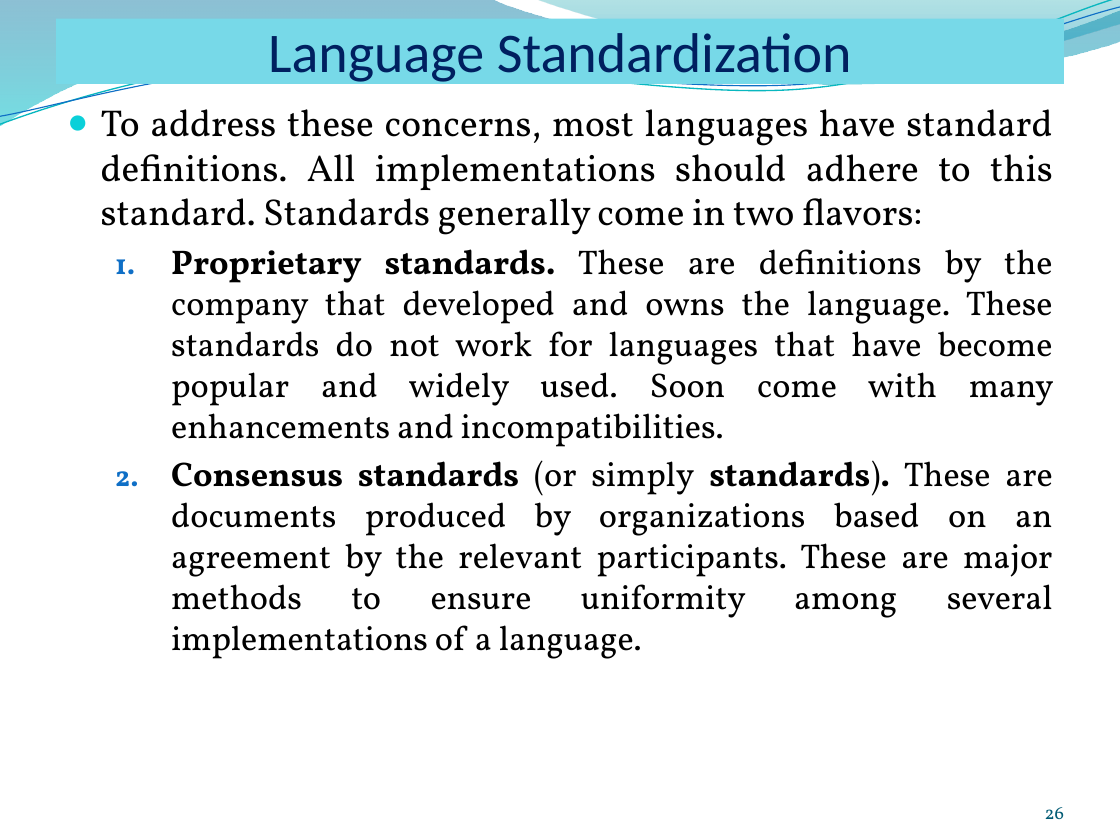
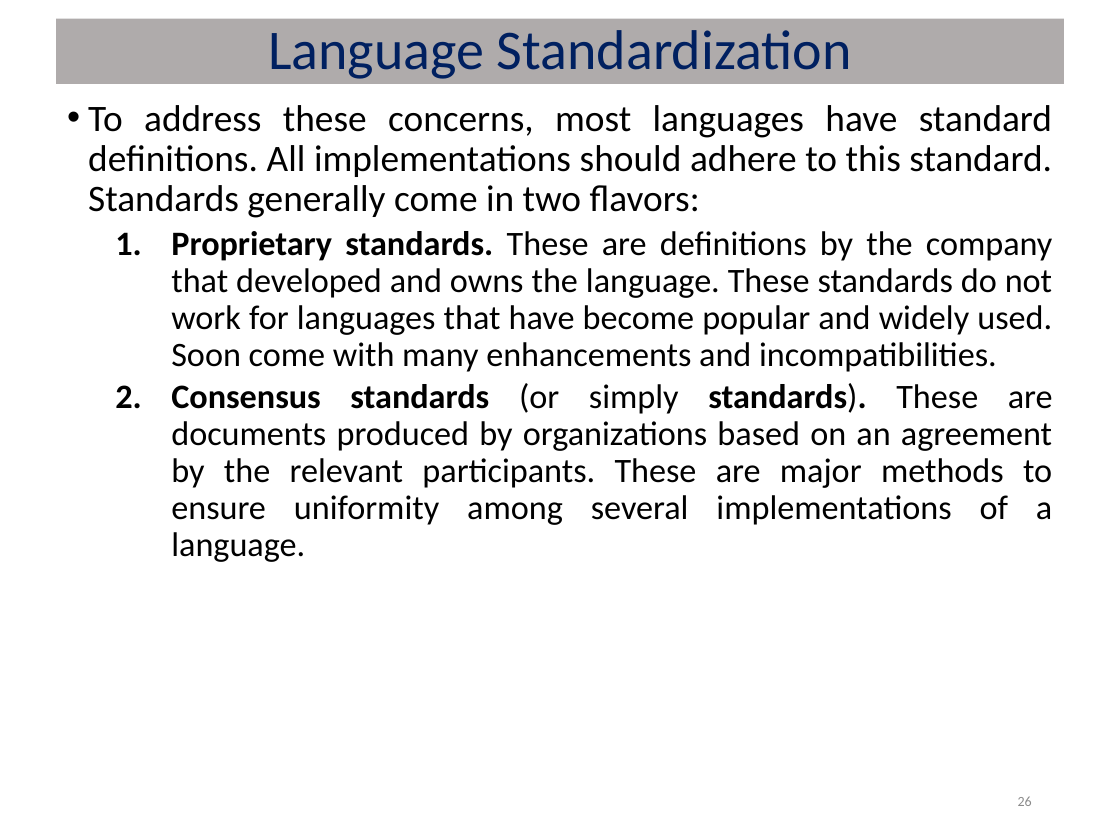
Before and after one commit to risav55/notes, a slide deck: slide 26 of Third Semester/Principle of Programming Languages/Unit-1.pptx. Drawn at 1120x840 pixels with LibreOffice and Linux fonts; fonts in the diff are those of the drawing; background and template pictures are left out. Boxes give left, top, right and bottom in pixels: in the first picture for what was removed or moved away, otherwise in the second. Text is boxed around its words. In the diff, an @@ line names an element or a change of style, - is before the commit and + after.

```diff
--- a/Third Semester/Principle of Programming Languages/Unit-1.pptx
+++ b/Third Semester/Principle of Programming Languages/Unit-1.pptx
@@ freeform shape removed at (0, 0, 1120, 127) @@
@@ freeform shape removed at (0, 0, 1120, 131) @@
@@ freeform shape removed at (0, 7, 1120, 125) @@
@@ title "Language Standardization" at (56, 19, 1064, 84): line spacing 1 to 0.9; vertical alignment bottom to middle; fill #77D9E8 to #AFABAB @@
@@ freeform shape removed at (536, 0, 1120, 77) @@
@@ text "To address these concerns, most ..." at (88, 105, 1053, 562): font Vollkorn to Calibri; bullet ● to •; line spacing 1 to 0.9; more space between paragraphs @@
@@ page number: place and size @@
-page number at (1045, 807, 1064, 819)
+page number at (1018, 796, 1032, 806)
@@ page number at (1018, 796, 1032, 806): size 12 to 9 pt, font Vollkorn to Calibri, text colour #045D75 to #8C8C8C; vertical alignment bottom to middle @@
```
Also in this commit, not shown: 35 other slides changed, 37 other files.
